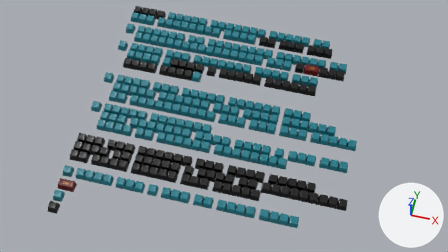
The Blender file demo/kiro-basic-sample.blend as it was, and as the next commit left it.
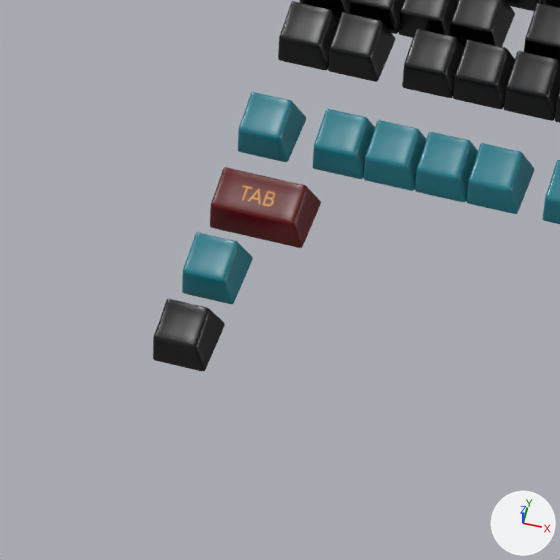
The first picture shows the older version from the file's camera 'Camera'. The close-ups show both versions on the part from 5% to 26% of the width and 59% to 98% of the height of that picture; other places that the commit changed are outside them. The lights are fixed; the arrows at lower right show +X, +Y and +Z.

Names of what the first close-up shows: 'Black Key.001', 'Blue Key.001', 'Blue Key.311', 'Blue Key.312', 'Blue Key.313', 'Blue Key.314', 'Blue Key.330', 'Blue Key.331', 'Blue Key.332', 'Blue Key.333', 'Blue Key.334', 'Double-Wide Key'.
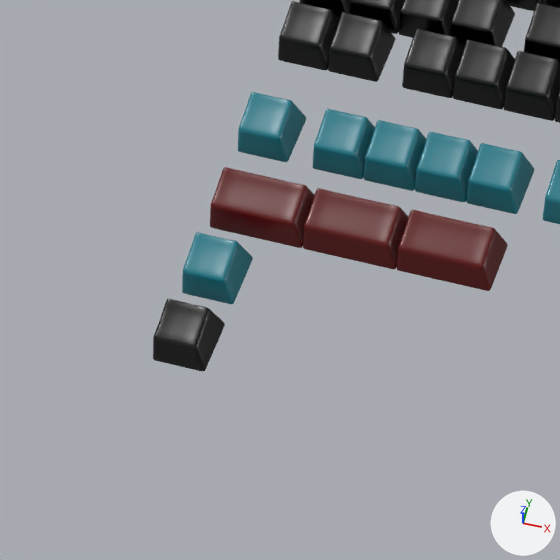
Location of each change, (x1, y1, x2, y2) in pixels of the close-ups (560 x 560 px):
'Double-Wide Key (CAPSLOCK)', added: after (397, 210, 508, 291)
'Double-Wide Key (TAB)', added: after (303, 188, 408, 269)

What changed in the scene script:
```text
Add ob_double_wide_key__capslock:
    ob_double_wide_key__capslock = bpy.data.objects.new('Double-Wide Key (CAPSLOCK)', me_double_wide_key)
    ob_double_wide_key__capslock.location = (-0.1609, -0.2688, 0.0039)
Add ob_double_wide_key__tab:
    ob_double_wide_key__tab = bpy.data.objects.new('Double-Wide Key (TAB)', me_double_wide_key)
    ob_double_wide_key__tab.location = (-0.195, -0.2688, 0.0039)
```
